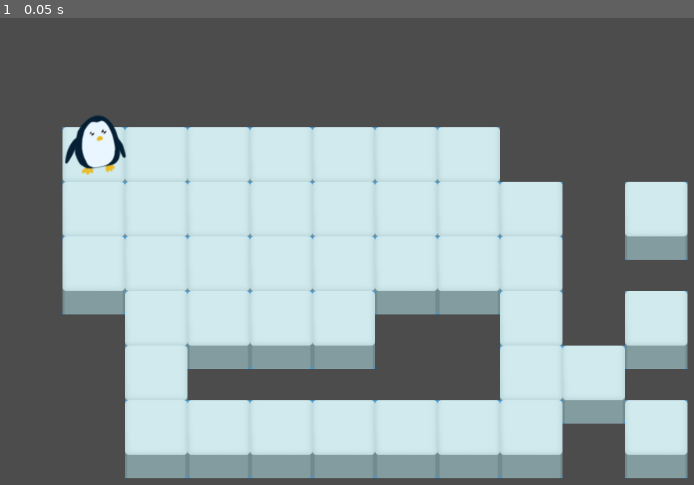
Above: before the commit, frame 1.
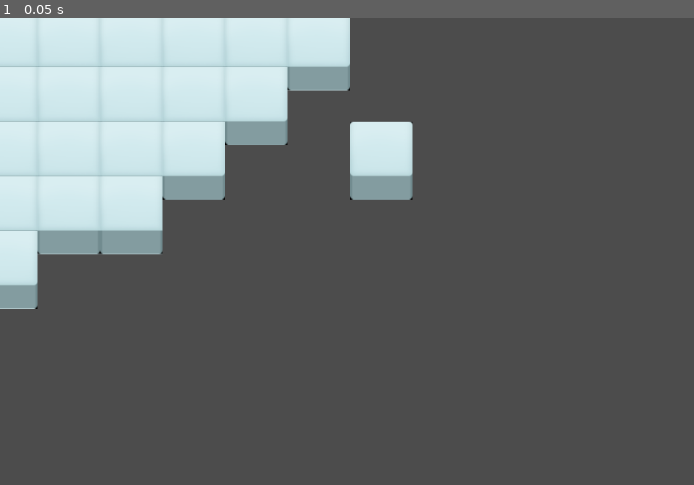
Above: after the commit, the same moment.

Repository: yellowchihuahua/KindredJam5
Game: Godot game, scene res://Test.tscn
Two runs of this game, one before a commit and one after it. Both use one fixed random seed, a clock stepped at 60 frames per second and the inputs below.
Inputs:
- Up to frame 1 (0.05 s): no input

The runs differ from the first frame. In frame 1, 61% of the frame differs, in the area x 0-100%, y 0-99%.

Commit message:
tileset

Diff:
--- a/Images/Tiles/ground_tiles.tres
+++ b/Resources/Tiles/ground_tiles.tres
@@ -1,14 +1,21 @@
 [gd_resource type="TileSet" load_steps=2 format=2]
 
-[ext_resource path="res://Images/Tiles/snow_tile.png" type="Texture" id=1]
+[ext_resource path="res://Resources/Tiles/snow_tiles.png" type="Texture" id=1]
 
 [resource]
-0/name = "snow_tile.png 0"
+0/name = "snow_tiles.png 0"
 0/texture = ExtResource( 1 )
 0/tex_offset = Vector2( 0, 0 )
 0/modulate = Color( 1, 1, 1, 1 )
-0/region = Rect2( 0, 0, 80, 100 )
-0/tile_mode = 0
+0/region = Rect2( 0, 0, 320, 400 )
+0/tile_mode = 2
+0/autotile/icon_coordinate = Vector2( 0, 0 )
+0/autotile/tile_size = Vector2( 80, 100 )
+0/autotile/spacing = 0
+0/autotile/occluder_map = [  ]
+0/autotile/navpoly_map = [  ]
+0/autotile/priority_map = [  ]
+0/autotile/z_index_map = [  ]
 0/occluder_offset = Vector2( 0, 0 )
 0/navigation_offset = Vector2( 0, 0 )
 0/shape_offset = Vector2( 0, 0 )
--- a/Test.tscn
+++ b/Test.tscn
@@ -1,15 +1,16 @@
 [gd_scene load_steps=3 format=2]
 
-[ext_resource path="res://Images/Tiles/ground_tiles.tres" type="TileSet" id=1]
-[ext_resource path="res://Images/Penguin.png" type="Texture" id=2]
+[ext_resource path="res://Resources/Tiles/ground_tiles.tres" type="TileSet" id=1]
+[ext_resource path="res://Resources/Penguin.png" type="Texture" id=2]
 
 [node name="Node2D" type="Node2D"]
+position = Vector2( -191.885, -147.493 )
 
 [node name="TileMap" type="TileMap" parent="."]
 tile_set = ExtResource( 1 )
 cell_size = Vector2( 80, 70 )
 format = 1
-tile_data = PoolIntArray( 131073, 0, 0, 131074, 0, 0, 131075, 0, 0, 131076, 0, 0, 131077, 0, 0, 131078, 0, 0, 131079, 0, 0, 196609, 0, 0, 196610, 0, 0, 196611, 0, 0, 196612, 0, 0, 196613, 0, 0, 196614, 0, 0, 196615, 0, 0, 196616, 0, 0, 196618, 0, 0, 262145, 0, 0, 262146, 0, 0, 262147, 0, 0, 262148, 0, 0, 262149, 0, 0, 262150, 0, 0, 262151, 0, 0, 262152, 0, 0, 327682, 0, 0, 327683, 0, 0, 327684, 0, 0, 327685, 0, 0, 327688, 0, 0, 327690, 0, 0, 393218, 0, 0, 393224, 0, 0, 393225, 0, 0, 458754, 0, 0, 458755, 0, 0, 458756, 0, 0, 458757, 0, 0, 458758, 0, 0, 458759, 0, 0, 458760, 0, 0, 458762, 0, 0, 589828, 0, 0, 589832, 0, 0, 589833, 0, 0 )
+tile_data = PoolIntArray( 131070, 0, 0, 131071, 0, 1, 65536, 0, 1, 65537, 0, 1, 65538, 0, 1, 65539, 0, 1, 65540, 0, 1, 196607, 0, 1, 131072, 0, 1, 131073, 0, 1, 131074, 0, 1, 131075, 0, 1, 131076, 0, 1, 131077, 0, 1, 131078, 0, 65538, 131079, 0, 2, 196608, 0, 1, 196609, 0, 1, 196610, 0, 1, 196611, 0, 1, 196612, 0, 1, 196613, 0, 1, 196614, 0, 196610, 262144, 0, 1, 262145, 0, 1, 262146, 0, 1, 262147, 0, 1, 262148, 0, 1, 262149, 0, 196610, 262152, 0, 196611, 327681, 0, 1, 327682, 0, 1, 327683, 0, 1, 327684, 0, 1, 393218, 0, 131075 )
 
 [node name="Penguin" type="Sprite" parent="."]
 position = Vector2( 132.59, 174.295 )
Binary file removed: Images/Tiles/snow_tile.png
Renamed: Images/Penguin.png -> Resources/Penguin.png
Not shown, changed: Resources/Penguin.png.import
Binary file added: Resources/Tiles/snow_tiles.png
Not shown, changed: Resources/Tiles/snow_tiles.png.import
